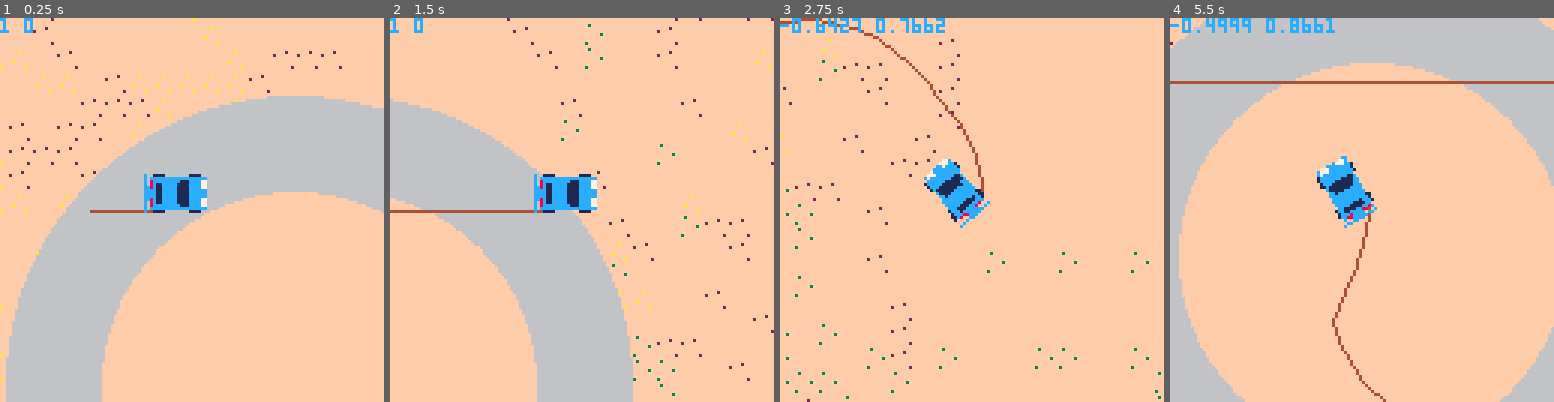
Above: before the commit, frames 1-4 (left to right).
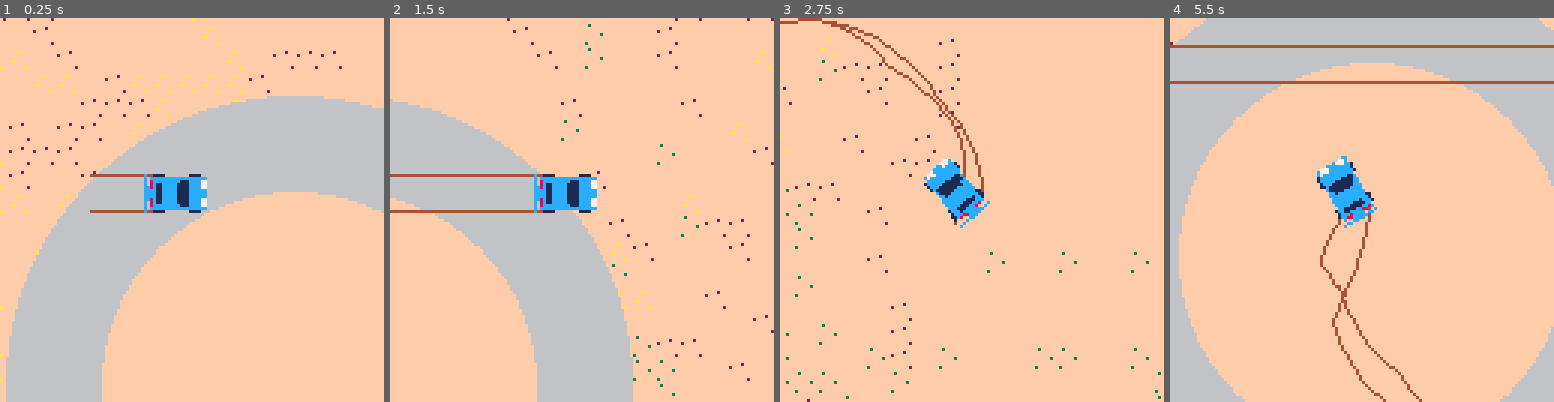
Above: after the commit, the same moments.

Repository: graearea/pico8
Game: PICO-8 cartridge drift.p8
The game is run twice, just before and just after one commit, with the same random seed, the same clock (stepped at 60 frames per second) and the same inputs.
Inputs:
- Up to frame 1 (0.25 s): no input
- Up to frame 2 (1.5 s): no input
- Up to frame 3 (2.75 s): hold Right 1.6-2.1 s; hold Right from 2.47 s (still down)
- Up to frame 4 (5.5 s): release Right at 3.03 s; hold Left 3.08-3.58 s; hold Right 4.02-4.68 s; hold Left from 5.08 s (still down)

The runs differ from the first frame. In frame 1, 0.2% of the frame differs, in the area x 0-40%, y 0-42%; in frame 2, 0.4%; in frame 3, 1.0%; in frame 4, 1.8%, in the area x 0-100%, y 0-100%.

Commit message:
fuck you self:skids

Diff:
--- a/drift.p8
+++ b/drift.p8
@@ -23,7 +23,7 @@
   rectfill(0,0,1024,1027,15)
   map(0, 0, 0, 0, 1024, 32)
   circfill(128,128,96,6)
-   circfill(128,128,64,15)
+  circfill(128,128,64,15)
   car:draw()
 
 end
@@ -35,16 +35,17 @@
  end
 -->8
 --car
---10,8 10,20
 bob="asd"
+skids_l={}
+skids_r={}
+
 function pr(x,y)
  bob=x.." "..y
 end
+
 function draw_px(x,y,colour)
  pset(x,y,colour)
 end
-
-
 
 function car(ix,iy)
 	return {
@@ -53,7 +54,6 @@
 	x=ix,
 	y=iy,
 	speed=3,
-	skidmarks={},
 
 	move=function(self,v)
 	 delta_angle= self.d_travel-self.angle
@@ -62,27 +62,39 @@
   dy=(self.speed*sin(-self.d_travel/360))
   self.x=self.x+dx
   self.y=self.y+dy
-	 self:add_skid(6,7)
-	 --self:add_skid(-6,7)
+  printh("adding skids")
+	 self:add_skid(skids_r,6,7)
+	 self:add_skid(skids_l,-6,7)
+	 printh("added" .. skids_l[1].x.. ","..skids_l[1].y)
 	end,
 
 	draw=function(self)
-	local prevx=nil
-	local prevy=nil
-	 for b,skid in pairs(self.skidmarks) do
+	 printh("drawing skids")
+	 printh("added" .. skids_l[1].x.. ","..skids_l[1].y)
+	 self:draw_skids(skids_l)
+	 self:draw_skids(skids_r)
+	 spr_r(0,self.x,self.y,self.angle, draw_px)
+
+ end,
+
+ draw_skids=function(self,skiddies)
+ 	local prevx=nil
+	 local prevy=nil
+   printh(count(skiddies))
+	 for b,skid in pairs(skiddies) do
 	 	if(prevx != nil) do
 	   line(prevx,prevy,skid.x,skid.y,4)
 	  end
 		 --circfill(skid.x,skid.y,1,4)
+--   printh(skid)
+--   printh(b ..":".. skid.x)
+--   printh(b .. skid.y)
 		 prevx=skid.x
 		 prevy=skid.y
 	 end
-	 spr_r(0,self.x,self.y,self.angle, draw_px)
-  print(bob,window_x,window_y)
  end,
 
-	add_skid=function(self,x,y)
---10,10 22,10
+	add_skid=function(self,skids,x,y)
 	 local dx=x
 	 local dy=y
 	 local tx=self.x
@@ -92,8 +104,8 @@
 	 xx=flr(dx*ca-dy*sa+tx)--transofrmed val
 	 yy=flr(dx*sa+dy*ca+ty)
 		pr(sa,ca)
-
-	 add(self.skidmarks,{x=xx,y=yy})
+		local skd={x=xx,y=yy}
+	 add(skids,skd)
 	end
 
 	}
